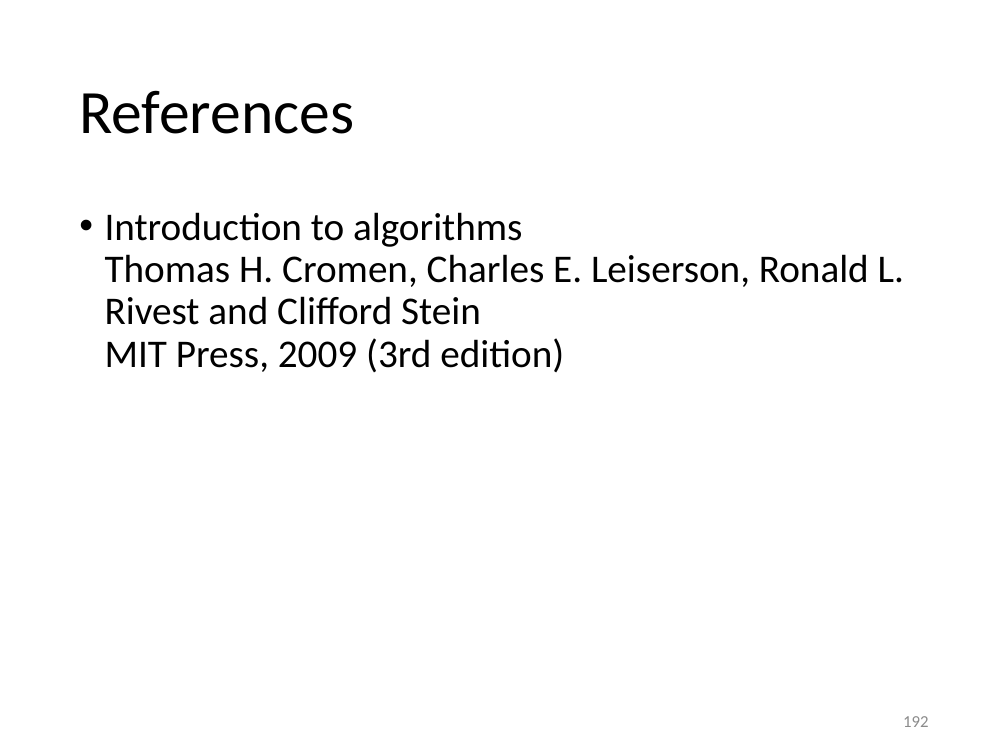
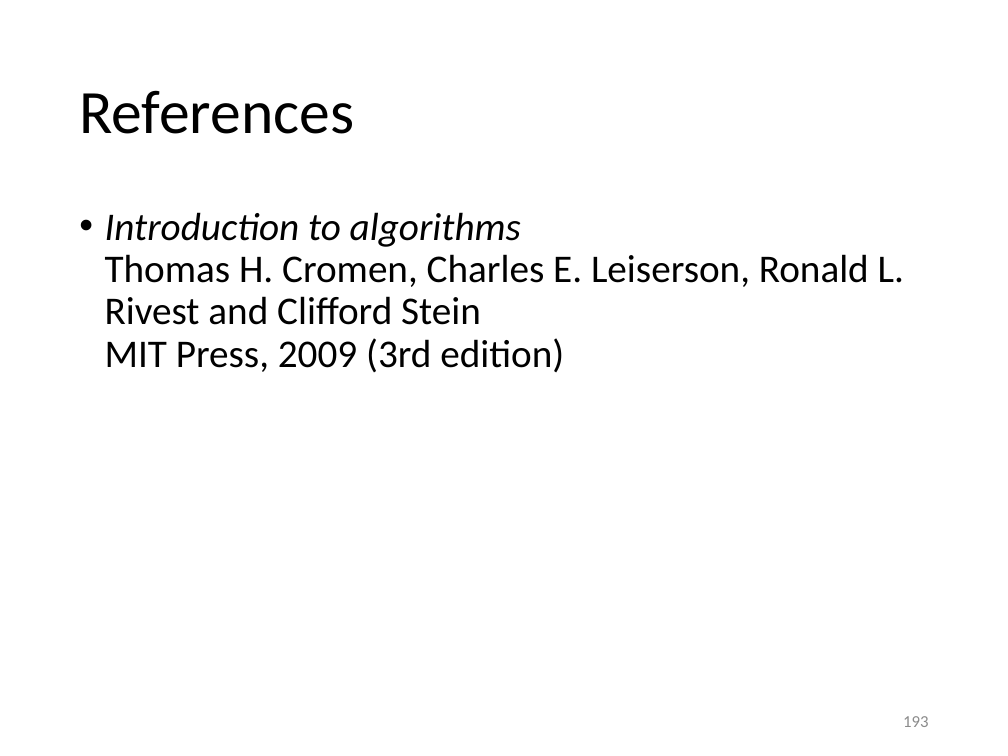
Before and after one commit to gjbex/Scientific-C-plus-plus, a slide deck: slide 193 of scientific_cpp.pptx (slide 192 before the commit). Drawn at 1008x756 pixels with LibreOffice and Linux fonts; fonts in the diff are those of the drawing. Boxes give left, top, right and bottom in pixels: in the first picture for what was removed or moved away, otherwise in the second. Text is boxed around its words. In the diff, an @@ line names an element or a change of style, - is before the commit and + after.

```diff
--- a/scientific_cpp.pptx
+++ b/scientific_cpp.pptx
@@ text "Introduction to algorithms Thomas H. ..." at <box>105,212,904,372</box>: italic on in "Introduction to algorithms" @@
@@ page number at <box>903,716,929,727</box>: text changed @@
-192
+193
```
Also in this commit, not shown: 7 other slides changed, 1 slide added.
